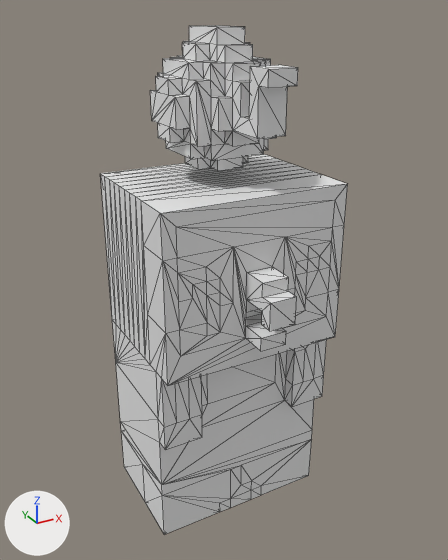
What one commit did to the OBJ model YouAreNotTheMainHero/Assets/3DModels/persi/Ra/Ra-4.obj.
Both versions are drawn from a camera (50 mm lens) standing at (-2.07, -3.26, 4.71) and looking at (0.02, 0.53, 2.82). Lighting does not change. The marker at lower left points along +X, +Y and +Z. Mesh edges are drawn as thin lines. Where no turn or scale is listed for an object, it has been applied to the vertices. Vertices at the same position are counted once.

Objects in the first picture: 'Untitled'.
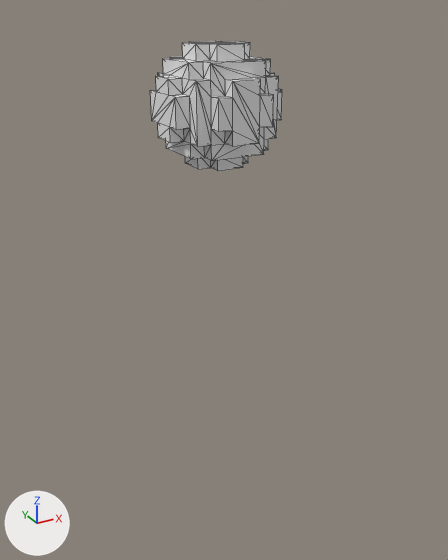
Changed parts and their boxes [x1, y1, x2, y2] in the pictures (448 x 560 px):
'Untitled', reshaped (47% narrower, 74% shorter)
    before: [100, 26, 348, 534]
    after: [150, 41, 282, 171]
part 1 of me_untitled, deleted
    before: [100, 154, 348, 534]
part 2 of me_untitled, cut back
    before: [177, 26, 298, 143]
    after: [196, 41, 266, 143]

The edits, one by one:
me_untitled is used by ob_untitled; location (0.0, 0.0, 0.0).
me_untitled had 440 vertices, 872 faces and spanned x -0.7..0.7, y -0.3..1.3, z 0.9..4.6.
me_untitled now has 200 vertices, 396 faces and spans x -0.4..0.4, y 0.2..1.0, z 3.7..4.5.
me_untitled part 1: the loose piece of 200 vertices spanning x -0.7..0.7, y -0.3..1.1, z 0.9..3.6 is deleted.
Part 2, on me_untitled:
40 vertices are removed from x -0.1..0.1, y -0.2..1.3, z 3.9..4.6.
121 faces are deleted.
41 new faces join them.
